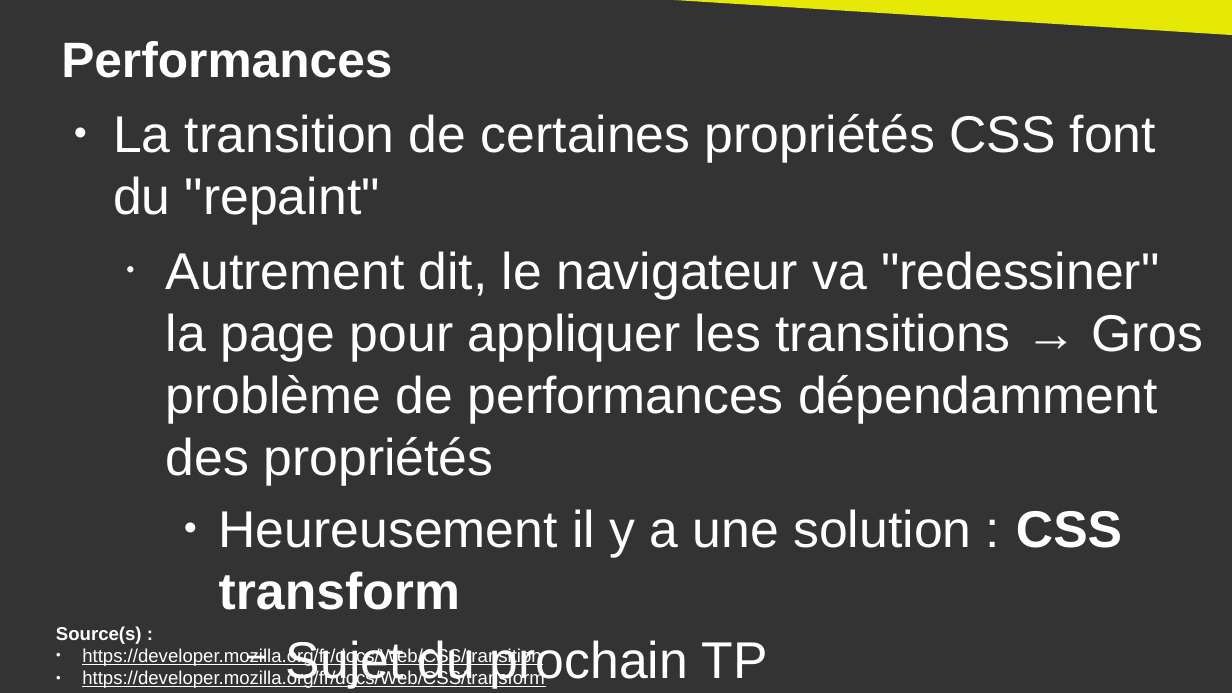
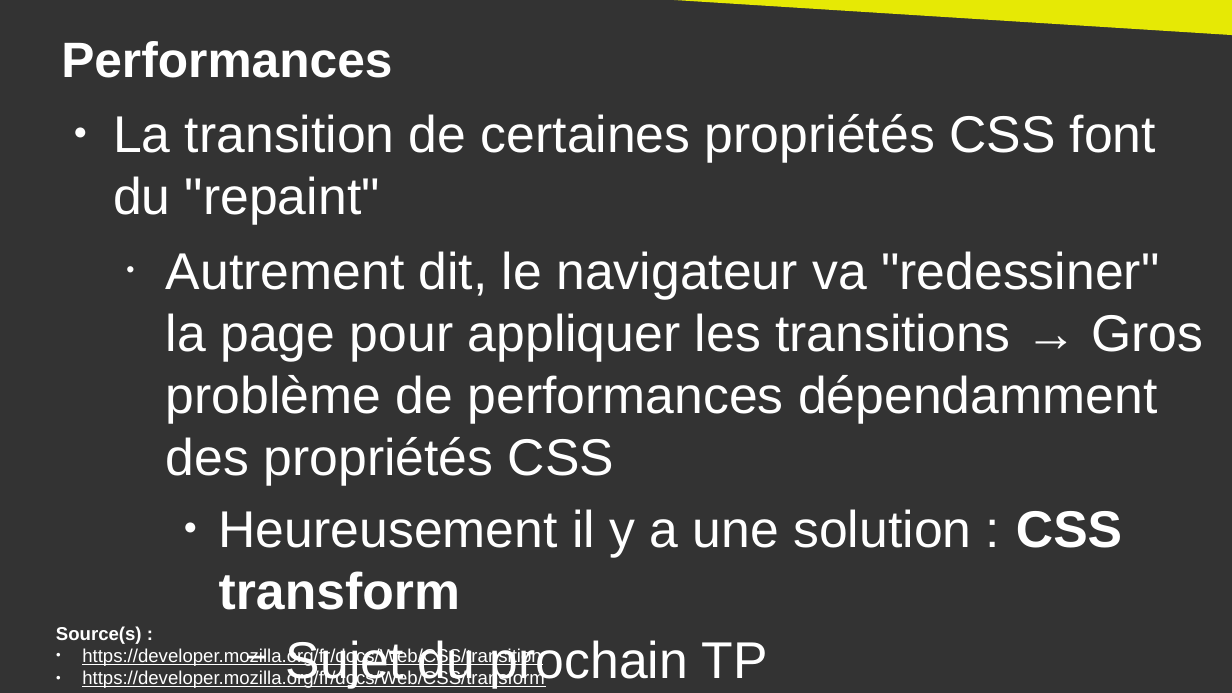
Before and after one commit to DanYellow/cours, a slide deck: slide 43 of integration-web-s2/travaux-pratiques/numero-2/presentation.odp. Drawn at 1232x693 pixels with LibreOffice and Linux fonts; fonts in the diff are those of the drawing. Boxes give left, top, right and bottom in pixels: in the first picture for what was removed or moved away, otherwise in the second. Text is boxed around its words. In the diff, an @@ line names an element or a change of style, - is before the commit and + after.

```diff
--- a/integration-web-s2/travaux-pratiques/numero-2/presentation.odp
+++ b/integration-web-s2/travaux-pratiques/numero-2/presentation.odp
@@ text at [166,251,1203,486]: text changed @@
-  • Autrement dit, le navigateur va "redessiner" la page pour appliquer les transitions → Gros problème de performances dépendamment des propriétés
+  • Autrement dit, le navigateur va "redessiner" la page pour appliquer les transitions → Gros problème de performances dépendamment des propriétés CSS
```
Also in this commit, not shown: 1 other slide changed, 1 slide added, 1 slide removed, 1 other file.
